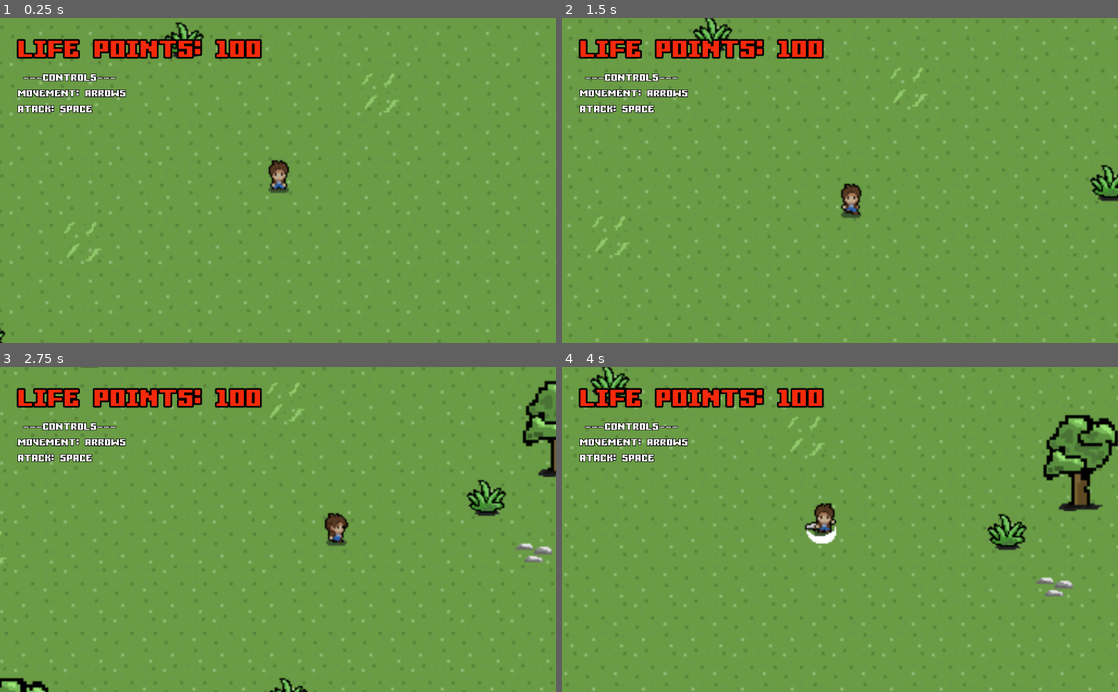
Above: before the commit, frames 1-4 (two rows, left to right).
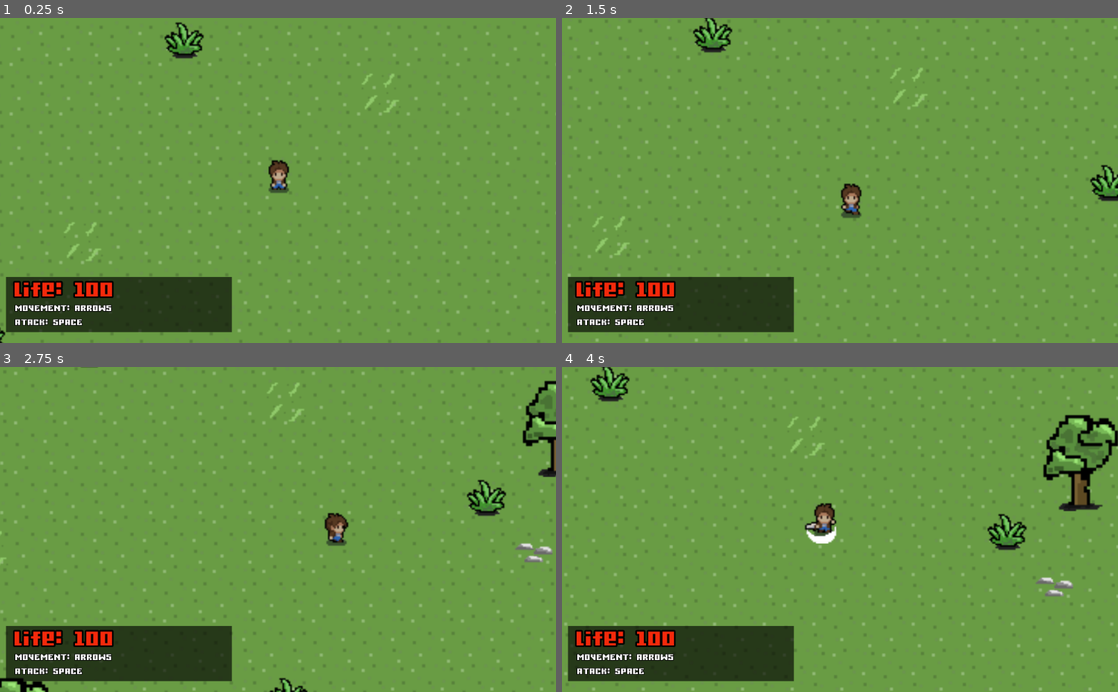
Above: after the commit, the same moments.

Repository: LinickerOstroski/godotProject
Game: Godot game, scene res://Mundo.tscn
Same seed, same stepped clock (60 frames per second), same inputs: the game is played once before the commit and once after it.
Inputs:
- Up to frame 1 (0.25 s): no input
- Up to frame 2 (1.5 s): hold Right (ui_right) 0.53-1.28 s; tap Space (ui_select) at 0.77 s; hold Down (ui_down) from 1.28 s (still down)
- Up to frame 3 (2.75 s): tap Space (ui_select) at 1.52 s; release Down (ui_down) at 2.03 s; hold Right (ui_right) from 2.03 s (still down)
- Up to frame 4 (4 s): release Right (ui_right) at 2.78 s; hold Up (ui_up) 2.78-3.53 s; tap Space (ui_select) at 3.02, 3.77 s; hold Left (ui_left) from 3.53 s (still down)

The runs differ from the first frame. In frame 1, 10% of the frame differs, in the area x 1-48%, y 6-97%; in frame 2, 10%; in frame 3, 10%; in frame 4, 10%.
Error after the commit: Attempt to call function 'atualiza_pontuacao' in base 'null instance' on a null instance. (res://Heroi.gd:12)

Commit message:
Changing scene name, other improvements

Diff:
--- a/HUD.tscn
+++ b/HUD.tscn
@@ -1,10 +1,11 @@
-[gd_scene load_steps=6 format=2]
+[gd_scene load_steps=7 format=2]
 
 [ext_resource path="res://HUD.gd" type="Script" id=1]
 [ext_resource path="res://Gamer.ttf" type="DynamicFontData" id=2]
+[ext_resource path="res://assets/HUD.png" type="Texture" id=3]
 
 [sub_resource type="DynamicFont" id=3]
-size = 80
+size = 68
 outline_size = 3
 outline_color = Color( 0, 0, 0, 1 )
 font_data = ExtResource( 2 )
@@ -12,7 +13,7 @@
 [sub_resource type="Theme" id=2]
 
 [sub_resource type="DynamicFont" id=4]
-size = 32
+size = 28
 outline_size = 1
 outline_color = Color( 0, 0, 0, 1 )
 font_data = ExtResource( 2 )
@@ -20,29 +21,57 @@
 [node name="HUD" type="CanvasLayer"]
 script = ExtResource( 1 )
 
+[node name="Label2" type="Label" parent="."]
+anchor_left = 0.02
+anchor_top = 0.815
+anchor_right = 0.02
+anchor_bottom = 0.815
+margin_left = -0.480001
+margin_top = -489.0
+margin_right = 19.52
+margin_bottom = -475.0
+
+[node name="hud" type="Sprite" parent="Label2"]
+position = Vector2( 199, 529 )
+scale = Vector2( 3.24414, 0.796875 )
+texture = ExtResource( 3 )
+__meta__ = {
+"_edit_group_": true
+}
+
 [node name="pontuacao" type="Label" parent="."]
-anchor_left = 0.5
-anchor_top = 0.137
-anchor_right = 0.5
-anchor_bottom = 0.137
-margin_left = -478.0
-margin_top = -64.2
-margin_right = -273.0
-margin_bottom = -0.199997
+anchor_left = 0.026
+anchor_top = 0.832
+anchor_right = 0.026
+anchor_bottom = 0.832
+margin_left = 0.375999
+margin_top = -35.2
+margin_right = 215.376
+margin_bottom = 28.8
 custom_colors/font_color = Color( 0.964706, 0.164706, 0.0470588, 1 )
 custom_fonts/font = SubResource( 3 )
 text = "life: 100"
 valign = 1
+__meta__ = {
+"_edit_group_": true
+}
 
 [node name="Label" type="Label" parent="."]
-margin_left = 33.0
-margin_top = 94.0
-margin_right = 233.0
-margin_bottom = 178.0
+anchor_left = 0.027
+anchor_top = 0.82
+anchor_right = 0.027
+anchor_bottom = 0.82
+margin_left = 0.351999
+margin_top = -3.05176e-05
+margin_right = 200.352
+margin_bottom = 84.0
 theme = SubResource( 2 )
 custom_fonts/font = SubResource( 4 )
-text = " ---CONTROLS---
+text = "
 MOVEMENT: Arrows
 ATACK: Space"
 valign = 1
 uppercase = true
+__meta__ = {
+"_edit_group_": true
+}
--- a/Mundo.tscn
+++ b/Mundo.tscn
@@ -68,7 +68,7 @@
 [sub_resource type="CapsuleShape2D" id=1]
 radius = 20.0
 
-[node name="Mundo" type="Node2D"]
+[node name="Fase1" type="Node2D"]
 
 [node name="HUD" parent="." instance=ExtResource( 5 )]
 
@@ -89,22 +89,7 @@
 script = ExtResource( 4 )
 
 [node name="Inimigo" parent="." instance=ExtResource( 1 )]
-position = Vector2( 1224, 368 )
-
-[node name="Inimigo3" parent="." instance=ExtResource( 1 )]
-position = Vector2( 1008, 752 )
-
-[node name="Inimigo4" parent="." instance=ExtResource( 1 )]
-position = Vector2( 248, -72 )
-
-[node name="Inimigo5" parent="." instance=ExtResource( 1 )]
-position = Vector2( 768, 504 )
-
-[node name="Inimigo6" parent="." instance=ExtResource( 1 )]
-position = Vector2( 848, 88 )
-
-[node name="Inimigo2" parent="." instance=ExtResource( 1 )]
-position = Vector2( 1360, -72 )
+position = Vector2( 433, 436 )
 
 [node name="Portal" type="Area2D" parent="."]
 position = Vector2( 1518, 742 )
Binary file added: assets/HUD.png
Not shown, added: assets/HUD.png.import
